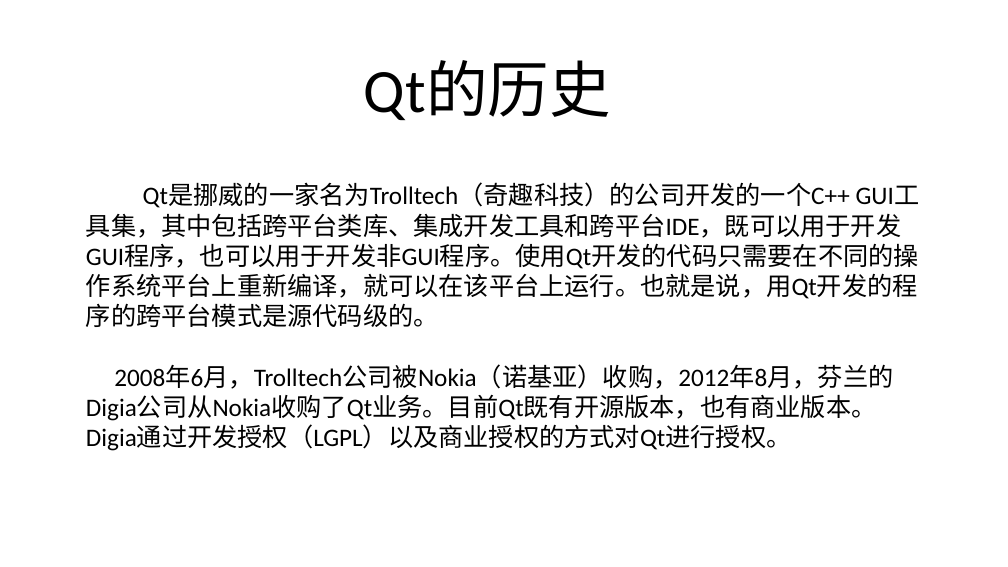
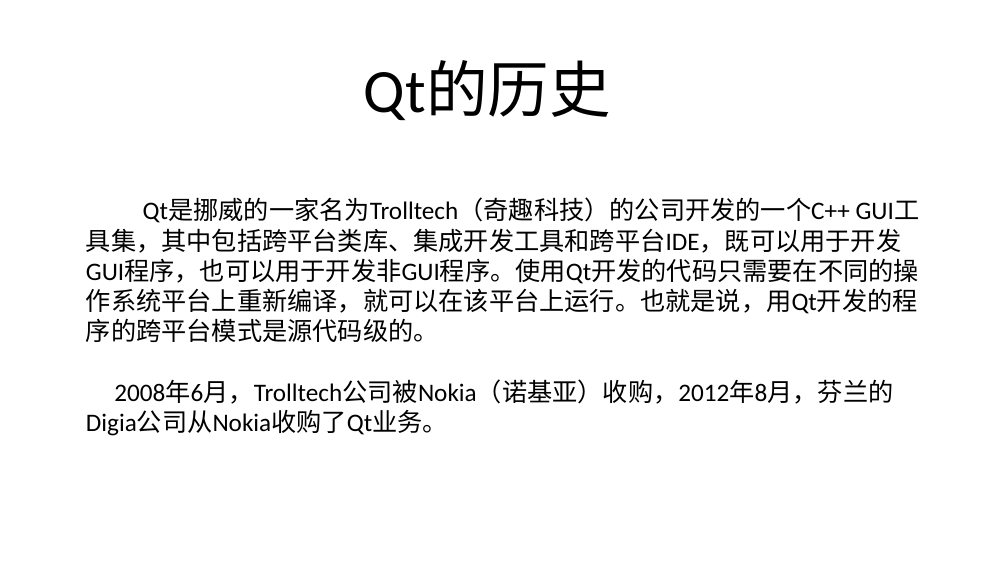
Before and after one commit to geekori/pyqt5, a slide deck: slide 3 of documents/01-初识PyQt5-01-PyQt5简介.pptx. Drawn at 1008x567 pixels with LibreOffice and Linux fonts; fonts in the diff are those of the drawing. Boxes give left, top, right and bottom in pixels: in the first picture for what was removed or moved away, otherwise in the second. Text is boxed around its words. In the diff, an @@ line names an element or a change of style, - is before the commit and + after.

Commit message:
ppt

```diff
--- a/documents/01-初识PyQt5-01-PyQt5简介.pptx
+++ b/documents/01-初识PyQt5-01-PyQt5简介.pptx
@@ text at box(86, 380, 893, 436): text changed @@
-2008年6月，Trolltech公司被Nokia（诺基亚）收购，2012年8月，芬兰的Digia公司从Nokia收购了Qt业务。目前Qt既有开源版本，也有商业版本。Digia通过开发授权（LGPL）以及商业授权的方式对Qt进行授权。
+2008年6月，Trolltech公司被Nokia（诺基亚）收购，2012年8月，芬兰的Digia公司从Nokia收购了Qt业务。
```
Also in this commit, not shown: 1 slide removed.
